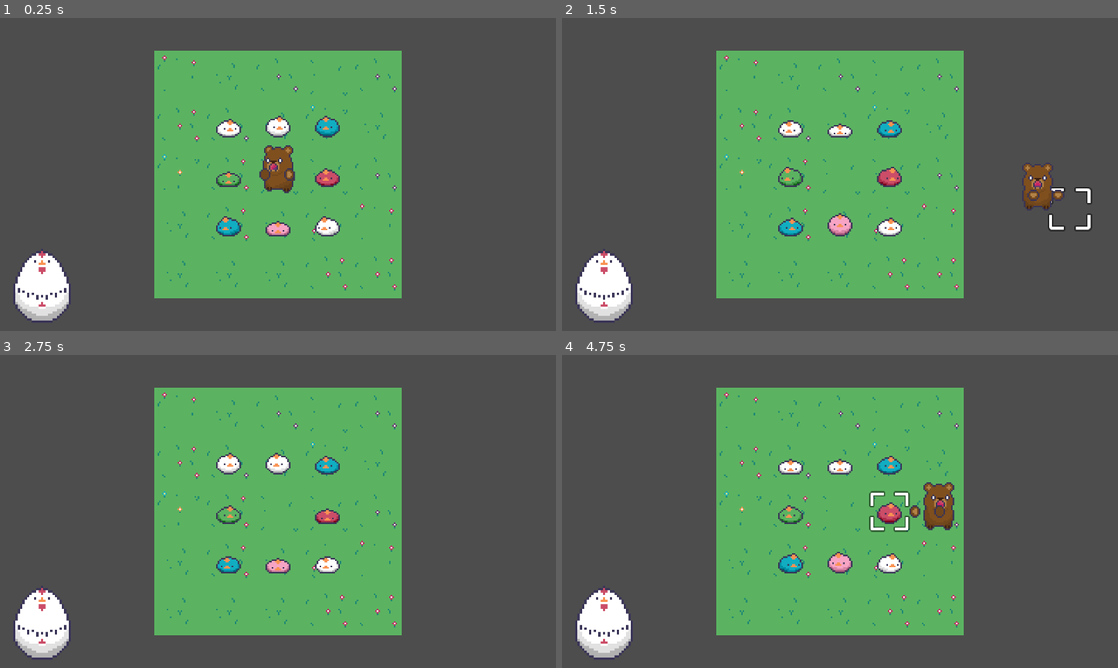
Above: before the commit, frames 1-4 (two rows, left to right).
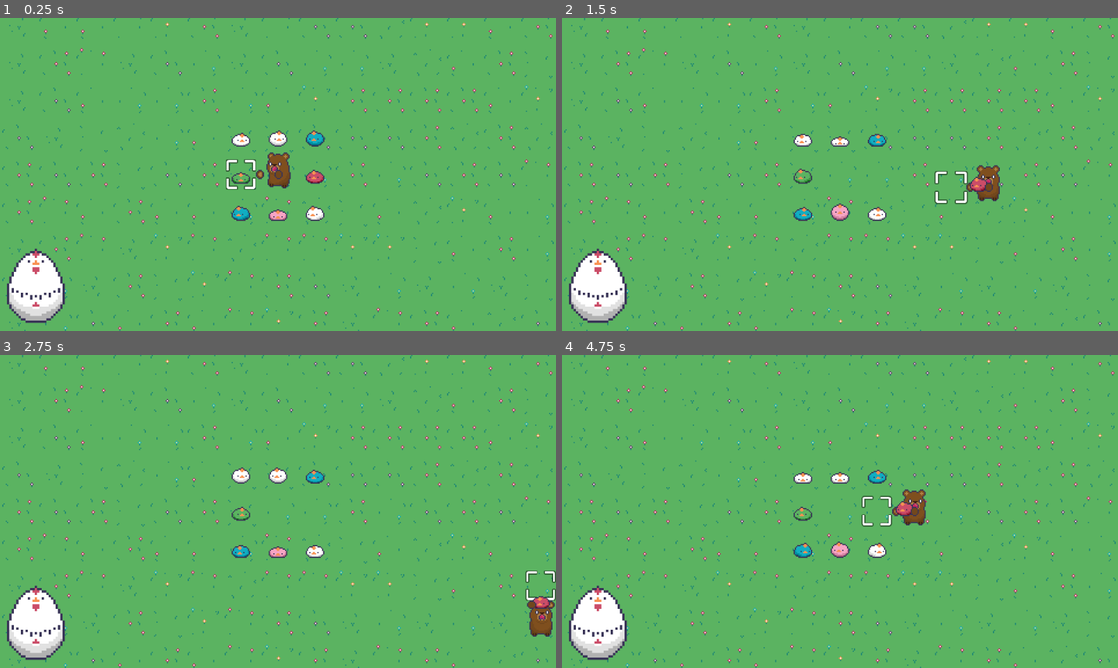
Above: after the commit, the same moments.

Repository: johnnyneverwalked/kumatori_panic
Game: Godot game, scene res://src/game.tscn
The game is run twice, just before and just after one commit, with the same random seed, the same clock (stepped at 60 frames per second) and the same inputs.
Inputs:
- Up to frame 1 (0.25 s): no input
- Up to frame 2 (1.5 s): tap Enter at 0.5 s; hold D (move_right) 0.53-1.28 s; tap Down (look_down, bound only after the commit) at 0.6 s; tap Left (look_left, bound only after the commit) at 0.8, 1.35 s; hold S (move_down) from 1.28 s (still down)
- Up to frame 3 (2.75 s): tap Right (look_right, bound only after the commit) at 1.55, 2.1 s; release S (move_down) at 2.03 s; hold D (move_right) from 2.03 s (still down); tap Up (look_up, bound only after the commit) at 2.3 s
- Up to frame 4 (4.75 s): release D (move_right) at 2.78 s; hold W (move_up) 2.78-3.53 s; tap Up (look_up, bound only after the commit) at 2.85 s; tap Space (pick) at 3.05, 3.6 s; hold A (move_left) from 3.53 s (still down); tap Down (look_down, bound only after the commit) at 3.8, 4.35 s; tap Left (look_left, bound only after the commit) at 4.55 s

The runs differ from the first frame. In frame 1, 68% of the frame differs, in the area x 0-100%, y 0-100%; in frame 2, 67%; in frame 3, 67%; in frame 4, 69%.

Commit message:
added pickup while moving

Diff:
--- a/project.godot
+++ b/project.godot
@@ -23,8 +23,8 @@
 
 [display]
 
-window/size/viewport_width=1440
-window/size/viewport_height=810
+window/size/viewport_width=960
+window/size/viewport_height=540
 window/stretch/mode="viewport"
 
 [input]
@@ -63,20 +63,24 @@
 look_left={
 "deadzone": 0.5,
 "events": [Object(InputEventJoypadMotion,"resource_local_to_scene":false,"resource_name":"","device":-1,"axis":2,"axis_value":-1.0,"script":null)
+, Object(InputEventKey,"resource_local_to_scene":false,"resource_name":"","device":-1,"window_id":0,"alt_pressed":false,"shift_pressed":false,"ctrl_pressed":false,"meta_pressed":false,"pressed":false,"keycode":0,"physical_keycode":4194319,"key_label":0,"unicode":0,"echo":false,"script":null)
 ]
 }
 look_right={
 "deadzone": 0.5,
 "events": [Object(InputEventJoypadMotion,"resource_local_to_scene":false,"resource_name":"","device":-1,"axis":2,"axis_value":1.0,"script":null)
+, Object(InputEventKey,"resource_local_to_scene":false,"resource_name":"","device":-1,"window_id":0,"alt_pressed":false,"shift_pressed":false,"ctrl_pressed":false,"meta_pressed":false,"pressed":false,"keycode":0,"physical_keycode":4194321,"key_label":0,"unicode":0,"echo":false,"script":null)
 ]
 }
 look_up={
 "deadzone": 0.5,
 "events": [Object(InputEventJoypadMotion,"resource_local_to_scene":false,"resource_name":"","device":-1,"axis":3,"axis_value":-1.0,"script":null)
+, Object(InputEventKey,"resource_local_to_scene":false,"resource_name":"","device":-1,"window_id":0,"alt_pressed":false,"shift_pressed":false,"ctrl_pressed":false,"meta_pressed":false,"pressed":false,"keycode":0,"physical_keycode":4194320,"key_label":0,"unicode":0,"echo":false,"script":null)
 ]
 }
 look_down={
 "deadzone": 0.5,
 "events": [Object(InputEventJoypadMotion,"resource_local_to_scene":false,"resource_name":"","device":-1,"axis":3,"axis_value":1.0,"script":null)
+, Object(InputEventKey,"resource_local_to_scene":false,"resource_name":"","device":-1,"window_id":0,"alt_pressed":false,"shift_pressed":false,"ctrl_pressed":false,"meta_pressed":false,"pressed":false,"keycode":0,"physical_keycode":4194322,"key_label":0,"unicode":0,"echo":false,"script":null)
 ]
 }
--- a/src/game.tscn
+++ b/src/game.tscn
@@ -15,6 +15,8 @@
 shader_parameter/width = 1.0
 shader_parameter/shadow_threshold = 80.0
 shader_parameter/pattern = 0
+shader_parameter/blink_interval = 1.0
+shader_parameter/can_blink = false
 shader_parameter/inside = false
 shader_parameter/add_margins = true
 
@@ -58,7 +60,7 @@
 script = ExtResource("1_61h8o")
 
 [node name="Camera2D" type="Camera2D" parent="."]
-zoom = Vector2(4, 4)
+zoom = Vector2(2, 2)
 
 [node name="Bear" parent="." instance=ExtResource("1_s3fbk")]
 
@@ -90,12 +92,13 @@
 position = Vector2(-8, 40)
 
 [node name="Grass" parent="." instance=ExtResource("4_yo0vf")]
+visible = true
 
 [node name="EggTimer" type="AnimatedSprite2D" parent="."]
 texture_filter = 1
 material = SubResource("ShaderMaterial_gqbyl")
-position = Vector2(-152, 72)
-scale = Vector2(1.5, 1.5)
+position = Vector2(-208, 96)
+scale = Vector2(2, 2)
 sprite_frames = SubResource("SpriteFrames_8xhne")
 autoplay = "default"
 frame_progress = 0.704011
--- a/src/game/Bear/bear.gd
+++ b/src/game/Bear/bear.gd
@@ -11,18 +11,26 @@
 @onready var hand_L: Sprite2D = $Hands/HandL
 @onready var hand_R: Sprite2D = $Hands/HandR
 @onready var holding: Node2D = $Hands/Holding
-@onready var pd: Area2D = $PickupDetector
+@onready var pickupDetector: Node2D = $PickupDetector
 @onready var lock_timer: Timer = $LockTimer
 @onready var indicator: Sprite2D = $Indicator
 
 const PICKUP_SPEED = .2
 var HAND_POSITIONS: Dictionary = {
+
+}
+
+var pd: Dictionary = {
+
 }
 
 var locked: bool
-var hands_position: Vector2 = Vector2.LEFT: set = set_hands_position
+var moving: bool
+var hands_position: Vector2 = Vector2.UP: set = set_hands_position
 
 func _ready():
+	var cardinal_dirs = [Vector2.UP, Vector2.DOWN, Vector2.LEFT, Vector2.RIGHT]
+
 	# fix shader params for left hand to be seen from the "outslide"
 	hand_L.material.set_shader_parameter("fill_color", GameManager.bear_colors.skin_light)
 	hand_L.material.set_shader_parameter("swap_color", GameManager.bear_colors.skin_dark)
@@ -32,13 +40,17 @@
 	hand_R.material.set_shader_parameter("outline_color", GameManager.chic_outline_color)
 
 	# set default hand placement positions and rotations
-	HAND_POSITIONS[Vector2.ZERO] = {pos = Vector2.ZERO * GameManager.PIXEL_UNIT / 2, rot = 90}
+#	HAND_POSITIONS[Vector2.ZERO] = {pos = Vector2.ZERO * GameManager.PIXEL_UNIT / 2, rot = 90}
 	HAND_POSITIONS[Vector2.UP] = {pos = Vector2.UP * GameManager.PIXEL_UNIT, rot = 0}
 	HAND_POSITIONS[Vector2.DOWN] = {pos = Vector2.DOWN * GameManager.PIXEL_UNIT / 2, rot = 180}
 	HAND_POSITIONS[Vector2.LEFT] = {pos = Vector2.LEFT * GameManager.PIXEL_UNIT / 2, rot = 90}
 	HAND_POSITIONS[Vector2.RIGHT] = {pos = Vector2.RIGHT * GameManager.PIXEL_UNIT / 2, rot = 90}
 
-	hands_position = Vector2.ZERO
+	hands_position = Vector2.LEFT
+
+	for i in cardinal_dirs.size():
+		pd[cardinal_dirs[i]] = pickupDetector.get_child(i)
+		pd[cardinal_dirs[i]].position = cardinal_dirs[i] * GameManager.PIXEL_UNIT * 2
 
 	# connect the lock timer to unlock the node on timeout
 	lock_timer.timeout.connect(func(): locked = false)
@@ -52,31 +64,29 @@
 	tween.tween_property(indicator, "scale", indicator.scale, .5)
 
 
-
 func _unhandled_input(event):
 	if Input.is_action_just_pressed("pick"):
-		if pd.has_overlapping_bodies() and pd.get_overlapping_bodies()[0] is Chic:
-			chic = pd.get_overlapping_bodies()[0]
+		if pd[hands_position].has_overlapping_bodies() and pd[hands_position].get_overlapping_bodies()[0] is Chic:
+			chic = pd[hands_position].get_overlapping_bodies()[0]
 		else:
-			place_chic_back(pd.global_position)
+			place_chic_back(pd[hands_position].global_position)
 
 
 func _process(_delta):
 	move(Input.get_vector("move_left", "move_right", "move_up", "move_down").round())
 
-	if InputBuffer.is_action_press_buffered("look_left"):
+	if Input.is_action_just_pressed("look_left") or InputBuffer.is_action_press_buffered("look_left"):
 		set_hands_position(Vector2.LEFT)
-	elif InputBuffer.is_action_press_buffered("look_right"):
+	elif  Input.is_action_just_pressed("look_right") or InputBuffer.is_action_press_buffered("look_right"):
 		set_hands_position(Vector2.RIGHT)
-	elif InputBuffer.is_action_press_buffered("look_up"):
+	elif  Input.is_action_just_pressed("look_up") or InputBuffer.is_action_press_buffered("look_up"):
 		set_hands_position(Vector2.UP)
-	elif InputBuffer.is_action_press_buffered("look_down"):
+	elif  Input.is_action_just_pressed("look_down") or InputBuffer.is_action_press_buffered("look_down"):
 		set_hands_position(Vector2.DOWN)
 
 
-
 func set_hands_position(pos: Vector2 = Vector2.ZERO):
-	if locked or pos == hands_position or not HAND_POSITIONS.has(pos):
+	if pos == hands_position or not HAND_POSITIONS.has(pos):
 		return
 	hands_position = pos
 
@@ -97,25 +107,36 @@
 	holding.z_index = 1 if pos == Vector2.DOWN else 0
 
 	# set chicken detector to the correct position
-	pd.position = pos * GameManager.PIXEL_UNIT * 2
+#	pd.position = pos * GameManager.PIXEL_UNIT * 2
 	indicator.visible = pos != Vector2.ZERO
-	lock(PICKUP_SPEED / 2)
+#	lock(PICKUP_SPEED / 2)
+
 
 func lock(timeout: float = 0, add_to_existing: bool = false):
 	locked = true
 	lock_timer.start(timeout + (lock_timer.time_left if add_to_existing else 0.0))
 
+
 func move(dir: Vector2 = Vector2.ZERO):
 	if locked or not [Vector2.LEFT, Vector2.RIGHT, Vector2.UP, Vector2.DOWN].has(dir):
 		return
+
+	moving = true
+
+	pd[dir].position = dir * GameManager.PIXEL_UNIT * 2
+	if pd[dir].has_overlapping_bodies() and pd[dir].get_overlapping_bodies()[0] is Chic:
+		set_held_chic(pd[dir].get_overlapping_bodies()[0])
 
 	var tween = get_tree().create_tween()\
 		.set_trans(Tween.TRANS_BACK)\
 		.set_ease(Tween.EASE_OUT)
 	tween.tween_property(self, "global_position", global_position + dir * GameManager.PIXEL_UNIT * 2, PICKUP_SPEED)
 
-	hands_position = dir
+#	hands_position = dir
+
+	moving = false
 	lock(PICKUP_SPEED)
+
 
 func set_held_chic(_chic: Chic):
 	if locked:
@@ -124,7 +145,7 @@
 
 	if chic and _chic:
 		# swap currently holding with the one we try to hold
-		place_chic_back(pd.global_position)
+		place_chic_back(global_position if moving else pd[hands_position].global_position)
 
 	chic = _chic
 	if not chic:
@@ -135,19 +156,20 @@
 	holding.add_child(chic)
 
 	# prevent janky movement due to node2D swapping
-	chic.global_position = pd.global_position
+	chic.global_position = global_position if moving else pd[hands_position].global_position
 	chic.z_as_relative = true
 	chic.z_index = 0
 	chic.collision_layer = 1
 
 	get_tree().create_tween()\
-#		.tween_property(chic, "position", Vector2.ZERO, PICKUP_SPEED)\
-		.tween_property(chic, "global_position", holding.global_position, PICKUP_SPEED)\
+		.tween_property(chic, "position", Vector2.ZERO, PICKUP_SPEED)\
+#		.tween_property(chic, "global_position", holding.global_position, PICKUP_SPEED)\
 		.set_trans(Tween.TRANS_CIRC)\
 		.set_ease(Tween.EASE_IN_OUT)
 
 	# animation lock to prevent buggy positions
 	lock(PICKUP_SPEED)
+
 
 func place_chic_back(pos: Vector2):
 	if locked or pos == null or not chic:
--- a/src/game/Bear/bear.tscn
+++ b/src/game/Bear/bear.tscn
@@ -15,6 +15,8 @@
 shader_parameter/width = 1.0
 shader_parameter/shadow_threshold = 80.0
 shader_parameter/pattern = 0
+shader_parameter/blink_interval = 1.0
+shader_parameter/can_blink = false
 shader_parameter/inside = false
 shader_parameter/add_margins = false
 
@@ -207,6 +209,8 @@
 shader_parameter/width = 1.0
 shader_parameter/shadow_threshold = 80.0
 shader_parameter/pattern = 0
+shader_parameter/blink_interval = 1.0
+shader_parameter/can_blink = false
 shader_parameter/inside = false
 shader_parameter/add_margins = false
 
@@ -219,6 +223,8 @@
 shader_parameter/width = 1.0
 shader_parameter/shadow_threshold = 80.0
 shader_parameter/pattern = 0
+shader_parameter/blink_interval = 1.0
+shader_parameter/can_blink = false
 shader_parameter/inside = false
 shader_parameter/add_margins = false
 
@@ -259,15 +265,6 @@
 texture = ExtResource("6_2qmwo")
 metadata/_edit_lock_ = true
 
-[node name="PickupDetector" type="Area2D" parent="."]
-position = Vector2(-24, 0)
-collision_layer = 0
-collision_mask = 2
-
-[node name="CollisionShape2D" type="CollisionShape2D" parent="PickupDetector"]
-shape = SubResource("CircleShape2D_aoqxc")
-debug_color = Color(1, 0, 0, 0.490196)
-
 [node name="Indicator" type="Sprite2D" parent="."]
 z_index = -1
 texture_filter = 1
@@ -277,3 +274,41 @@
 
 [node name="LockTimer" type="Timer" parent="."]
 one_shot = true
+
+[node name="PickupDetector" type="Node2D" parent="."]
+
+[node name="UP" type="Area2D" parent="PickupDetector"]
+position = Vector2(0, -24)
+collision_layer = 0
+collision_mask = 2
+
+[node name="CollisionShape2D" type="CollisionShape2D" parent="PickupDetector/UP"]
+shape = SubResource("CircleShape2D_aoqxc")
+debug_color = Color(1, 0, 0, 0.490196)
+
+[node name="DOWN" type="Area2D" parent="PickupDetector"]
+position = Vector2(0, 24)
+collision_layer = 0
+collision_mask = 2
+
+[node name="CollisionShape2D" type="CollisionShape2D" parent="PickupDetector/DOWN"]
+shape = SubResource("CircleShape2D_aoqxc")
+debug_color = Color(1, 0, 0, 0.490196)
+
+[node name="LEFT" type="Area2D" parent="PickupDetector"]
+position = Vector2(-24, 0)
+collision_layer = 0
+collision_mask = 2
+
+[node name="CollisionShape2D" type="CollisionShape2D" parent="PickupDetector/LEFT"]
+shape = SubResource("CircleShape2D_aoqxc")
+debug_color = Color(1, 0, 0, 0.490196)
+
+[node name="RIGHT" type="Area2D" parent="PickupDetector"]
+position = Vector2(24, 0)
+collision_layer = 0
+collision_mask = 2
+
+[node name="CollisionShape2D" type="CollisionShape2D" parent="PickupDetector/RIGHT"]
+shape = SubResource("CircleShape2D_aoqxc")
+debug_color = Color(1, 0, 0, 0.490196)
--- a/src/game/Chic/chic.gd
+++ b/src/game/Chic/chic.gd
@@ -11,6 +11,8 @@
 	color = color
 	sprite.frame = get_index() * 2
 	sprite.material.set_shader_parameter("outline_color", GameManager.chic_outline_color)
+	sprite.material.set_shader_parameter("blink_interval", randf_range(3.0, 5.0))
+	sprite.material.set_shader_parameter("can_blink", true)
 
 
 func set_chic_color(_color: GameManager.Colors = GameManager.Colors.WHITE):
--- a/src/game/Chic/chic.tscn
+++ b/src/game/Chic/chic.tscn
@@ -14,6 +14,8 @@
 shader_parameter/width = 1.0
 shader_parameter/shadow_threshold = 80.0
 shader_parameter/pattern = 0
+shader_parameter/blink_interval = 0.0
+shader_parameter/can_blink = false
 shader_parameter/inside = false
 shader_parameter/add_margins = true
 
@@ -26,6 +28,8 @@
 shader_parameter/width = 1.0
 shader_parameter/shadow_threshold = 80.0
 shader_parameter/pattern = 0
+shader_parameter/blink_interval = 1.0
+shader_parameter/can_blink = false
 shader_parameter/inside = false
 shader_parameter/add_margins = false
 
@@ -210,8 +214,8 @@
 "speed": 15.0
 }]
 
-[sub_resource type="RectangleShape2D" id="RectangleShape2D_bmatc"]
-size = Vector2(16, 16)
+[sub_resource type="CircleShape2D" id="CircleShape2D_3kysy"]
+radius = 8.0
 
 [node name="Chic" type="CharacterBody2D"]
 z_index = 1
@@ -236,7 +240,7 @@
 sprite_frames = SubResource("SpriteFrames_nj0eb")
 animation = &"idle2"
 autoplay = "idle2"
-frame = 2
+frame_progress = 0.719215
 
 [node name="Wing" type="Sprite2D" parent="."]
 visible = false
@@ -247,5 +251,5 @@
 texture = ExtResource("5_7vb0r")
 
 [node name="CollisionShape2D" type="CollisionShape2D" parent="."]
-visible = false
-shape = SubResource("RectangleShape2D_bmatc")
+shape = SubResource("CircleShape2D_3kysy")
+debug_color = Color(0, 0.6, 0.701961, 0.294118)
--- a/src/game/Grass/Grass.gd
+++ b/src/game/Grass/Grass.gd
@@ -4,7 +4,7 @@
 # Called when the node enters the scene tree for the first time.
 func _ready():
 	position = GameManager.PIXEL_UNIT *Vector2.ONE
-	place_cells(Vector2.ONE * 5)
+	place_cells(Vector2.ONE * 15)
 
 
 
--- a/src/game/Grass/tile_map.tscn
+++ b/src/game/Grass/tile_map.tscn
@@ -4,6 +4,7 @@
 [ext_resource type="Script" path="res://src/game/Grass/Grass.gd" id="3_d7wp4"]
 
 [node name="Grass" type="TileMap"]
+visible = false
 texture_filter = 1
 position = Vector2(16, 16)
 tile_set = ExtResource("2_6tnrv")
--- a/src/shaders/outline.gdshader
+++ b/src/shaders/outline.gdshader
@@ -6,6 +6,8 @@
 uniform float width : hint_range(0, 20) = 1.0;
 uniform float shadow_threshold : hint_range(0, 255) = 80.0;
 uniform int pattern : hint_range(0, 2) = 0; // diamond, circle, square
+uniform float blink_interval : hint_range(1, 5) = 1.0;
+uniform bool can_blink = false;
 uniform bool inside = false;
 uniform bool add_margins = true; // only useful when inside is false
 
@@ -56,6 +58,8 @@
 		}
 	} else {
 		COLOR = texture(TEXTURE, uv);
+		float time_passed = mod(TIME, blink_interval);
+		bool blink = can_blink && (time_passed > blink_interval - .2 || (time_passed < .4 && time_passed > .2));
 		if (fill_color.rgba == COLOR.rgba) {
 			COLOR.rgba = swap_color.rgba;
 		} else if (COLOR.r == COLOR.b && COLOR.b == COLOR.g && COLOR.a == fill_color.a) { // shadows
@@ -64,6 +68,8 @@
 				COLOR.rgb = swap_color.rgb - offset;
 				COLOR.a = swap_color.a;
 			}
+		} else if (outline_color.rgba == COLOR.rgba && blink) {
+			COLOR = swap_color;
 		}
 	}
 
Not shown, removed: assets/sprites/chic.piskel
